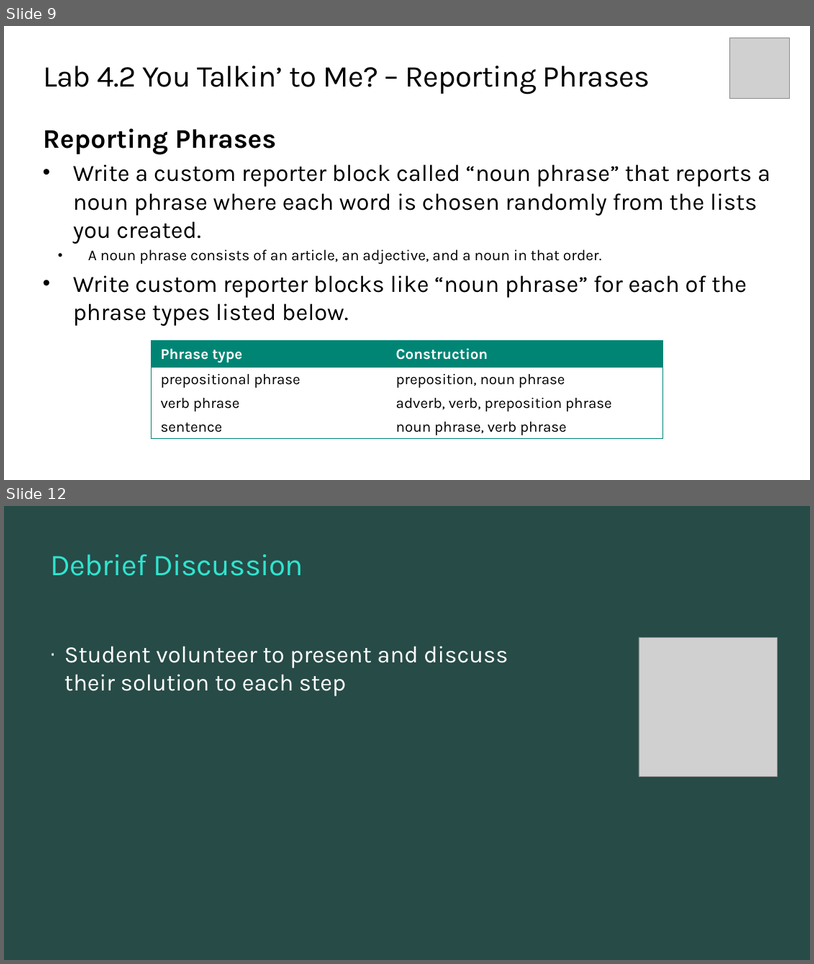
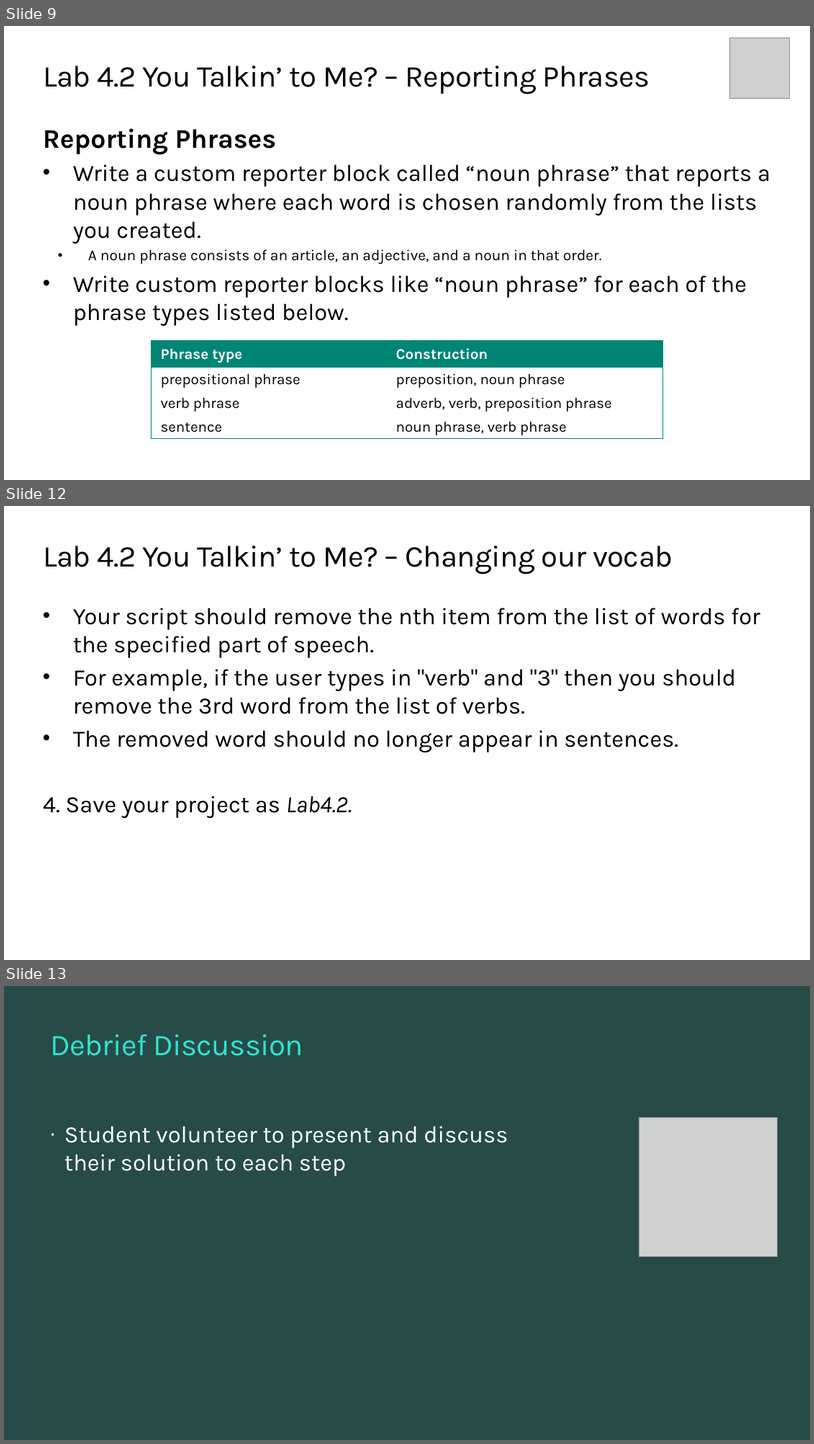
Before and after one commit to TEALSK12/introduction-to-computer-science, a slide deck: slidedecks/TEALS SNAP 4.2.pptx. Shown one above the other, each under a label of ours: slides 9 and 12 before the commit, slides 9, 12 and 13 after it; the slides between them are not shown. The pictures are 814x964 and 814x1444 pixels, drawn with LibreOffice and Linux fonts; fonts in the diff are those of the drawing; grey boxes stand for pictures; background and template pictures are left out. Boxes give left, top, right and bottom in pixels: in the first picture for what was removed or moved away, otherwise in the second. Text is boxed around its words. In the diff, an @@ line names an element or a change of style, - is before the commit and + after.

```diff
--- a/slidedecks/TEALS SNAP 4.2.pptx
+++ b/slidedecks/TEALS SNAP 4.2.pptx
@@ slide 12 added at bbox=[4, 506, 810, 960], background #FFFFFF @@
@@ title added at bbox=[43, 546, 673, 574], 36 pt, text #000000 @@
+Lab 4.2 You Talkin’ to Me? – Changing our vocab
@@ text added at bbox=[43, 608, 761, 818], 28 pt, text #000000 @@
+• Your script should remove the nth item from the list of words for the specified part of speech.
+• For example, if the user types in "verb" and "3" then you should remove the 3rd word from the list of verbs.
+• The removed word should no longer appear in sentences.
+4. Save your project as Lab4.2.
@@ what was slide 12 is now slide 13 @@
```
Also in this commit, not shown: 3 slides changed, 1 other file.
